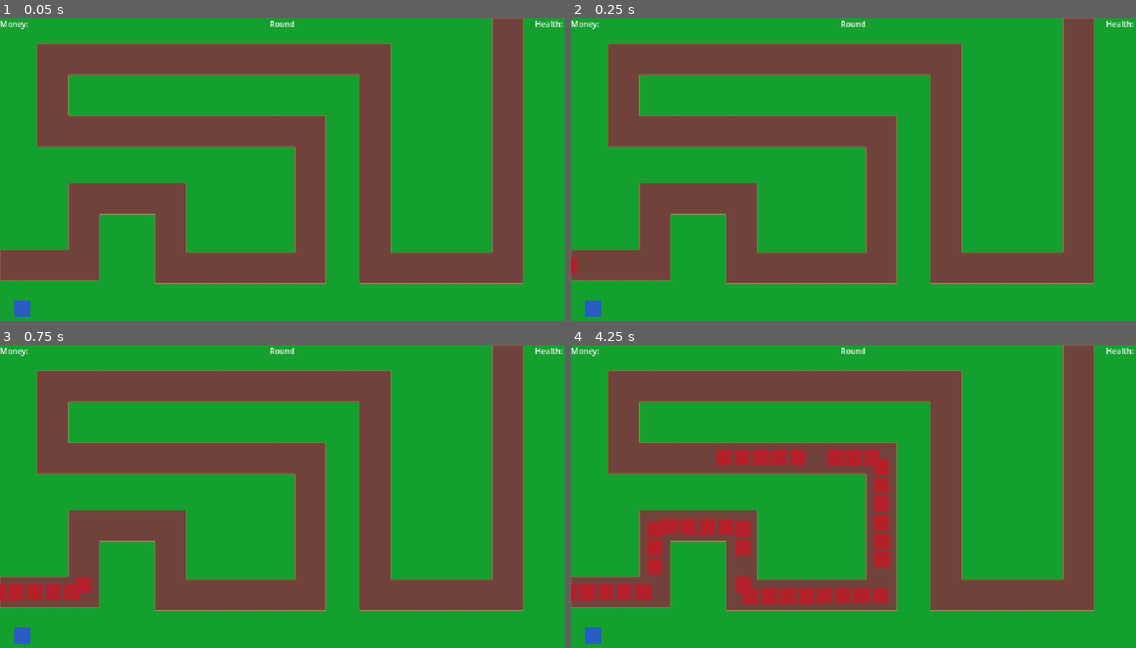
Above: before the commit, frames 1-4 (two rows, left to right).
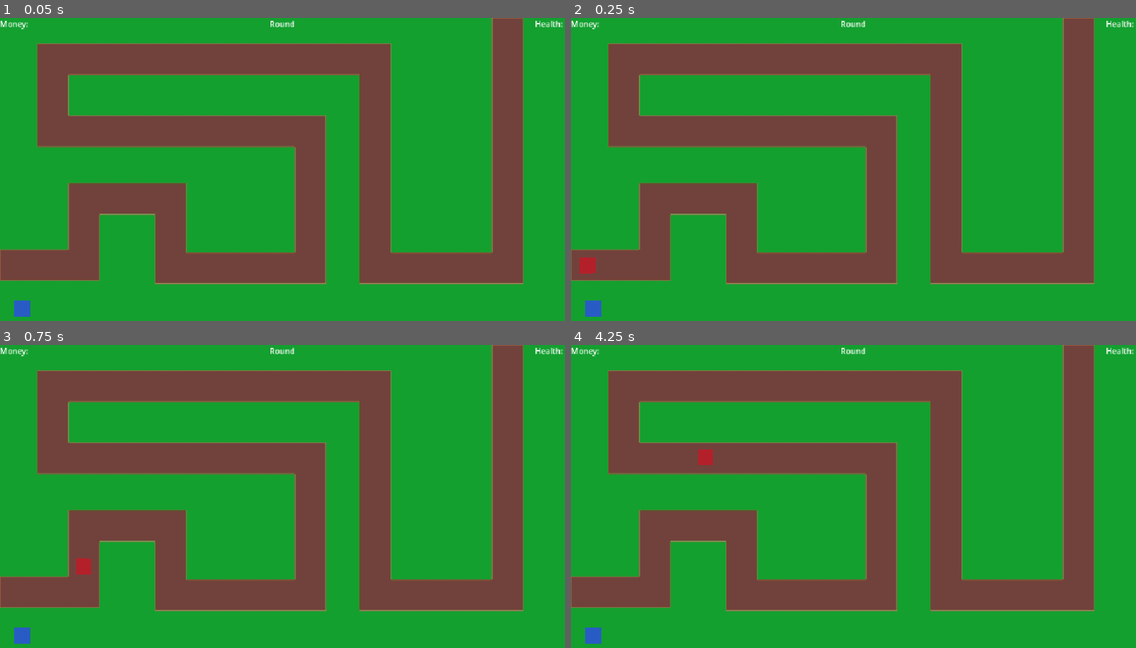
Above: after the commit, the same moments.

Repository: austinjamesfox/towerdefense
Game: Godot game, scene res://scenes/main_scene.tscn
Same seed, same stepped clock (60 frames per second), same inputs: the game is played once before the commit and once after it.
Inputs:
- Up to frame 1 (0.05 s): no input
- Up to frame 2 (0.25 s): no input
- Up to frame 3 (0.75 s): no input
- Up to frame 4 (4.25 s): no input

Frame 1 is identical in both runs. In frame 2, 0.2% of the frame differs, in the area x 0-5%, y 79-85%; in frame 3, 0.9%; in frame 4, 5.3%, in the area x 0-57%, y 34-86%.

Commit message:
Still working on wave spawning

Diff:
--- a/scenes/enemy_spawner.tscn
+++ b/scenes/enemy_spawner.tscn
@@ -1,14 +1,13 @@
 [gd_scene format=3 uid="uid://btlxln2da47c8"]
 
 [ext_resource type="Script" uid="uid://bdymo02llhtnj" path="res://scripts/enemy_spawner.gd" id="1_ks1gq"]
-[ext_resource type="PackedScene" uid="uid://caljsike07l14" path="res://scenes/enemy.tscn" id="2_devoi"]
 
 [node name="EnemySpawner" type="Node2D" unique_id=791654599]
 script = ExtResource("1_ks1gq")
-enemy_scene = ExtResource("2_devoi")
 
 [node name="Timer" type="Timer" parent="." unique_id=1927109772]
 wait_time = 0.1
+one_shot = true
 autostart = true
 
 [connection signal="timeout" from="Timer" to="." method="_on_timer_timeout"]
--- a/scripts/enemy_spawner.gd
+++ b/scripts/enemy_spawner.gd
@@ -2,16 +2,15 @@
 
 @export var enemyPath : Path2D
 
-@export var enemy_scene : PackedScene
+@export var enemy : PackedScene
 
 @export var enemyOne : PackedScene
 
 @export var gameManager : Node
 
-var rounds = {
-	#Round: ["Enemy Order", "Quantity per Enemy Order", Spawn Rate]
-	#"One": [10, 10],
-	#"Two": ["1111",0.5]
+var readyToSpawn : bool = false
+
+@onready var rounds = {
 	1: [
 		{
 			"enemy": enemyOne,
@@ -28,6 +27,26 @@
 
 func _on_timer_timeout() -> void:
 	# Spawn Enemy
-	var enemy = enemy_scene.instantiate()
-	enemyPath.add_child(enemy)
+	round_spawn()
+	#var enemy = enemy_scene.instantiate()
+	#enemyPath.add_child(enemy)
 	#gameManager.player_lose_health(10)
+
+# The current round variable should be managed in the GameManager instead. This is only temp.
+@export var currentRound = 1
+
+func round_spawn():
+	for spawnGroup in rounds[currentRound]:
+		for i in range(spawnGroup["quantity"]):
+			var enemy = spawnGroup["enemy"].instantiate()
+			enemyPath.add_child(enemy)
+			createTimer(spawnGroup["spawn_rate"])
+
+
+
+func createTimer(spawnRate):
+	var spawnTimer = Timer.new()
+	spawnTimer.wait_time = spawnRate
+	spawnTimer.one_shot = true
+	add_child(spawnTimer)
+	spawnTimer.start()
